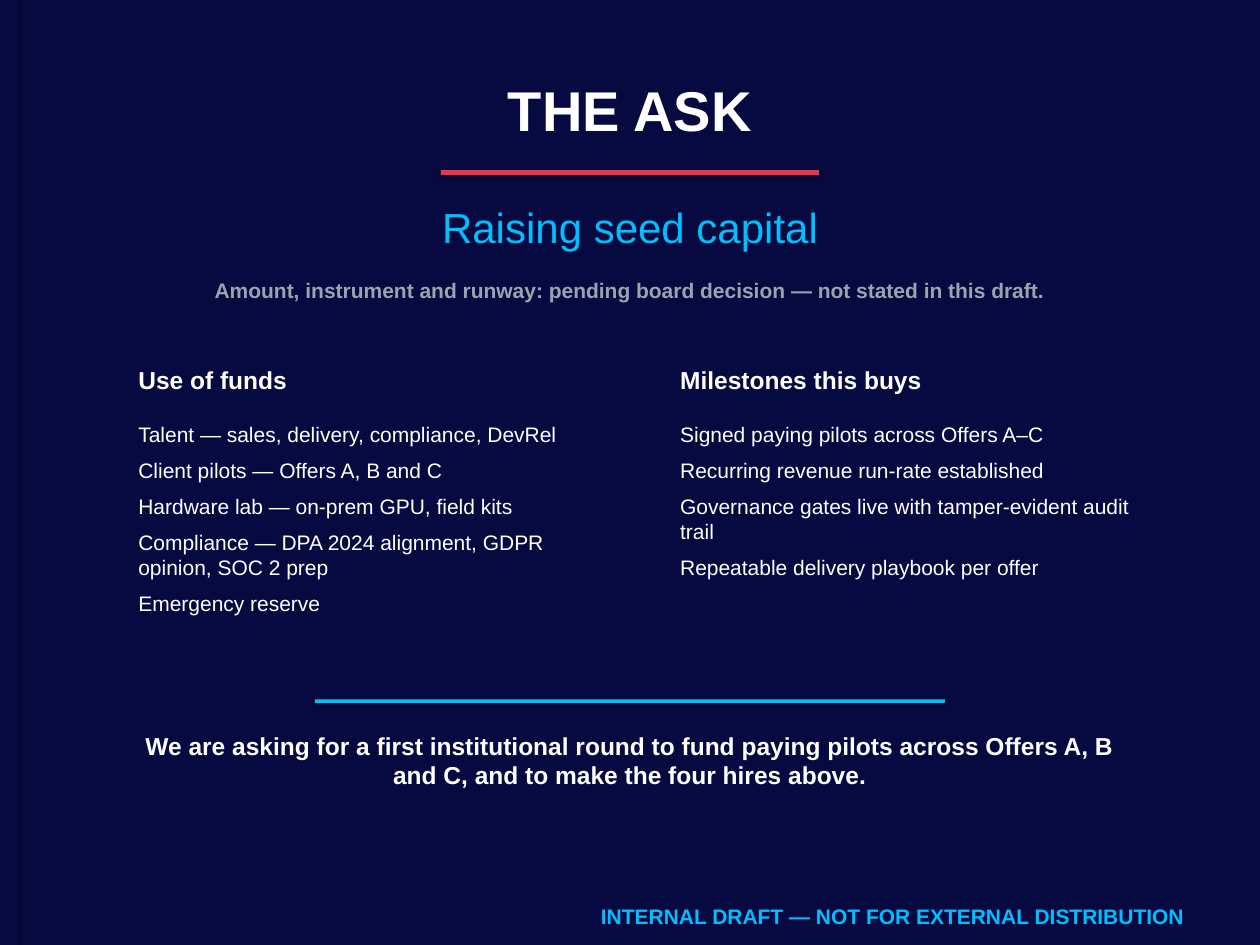
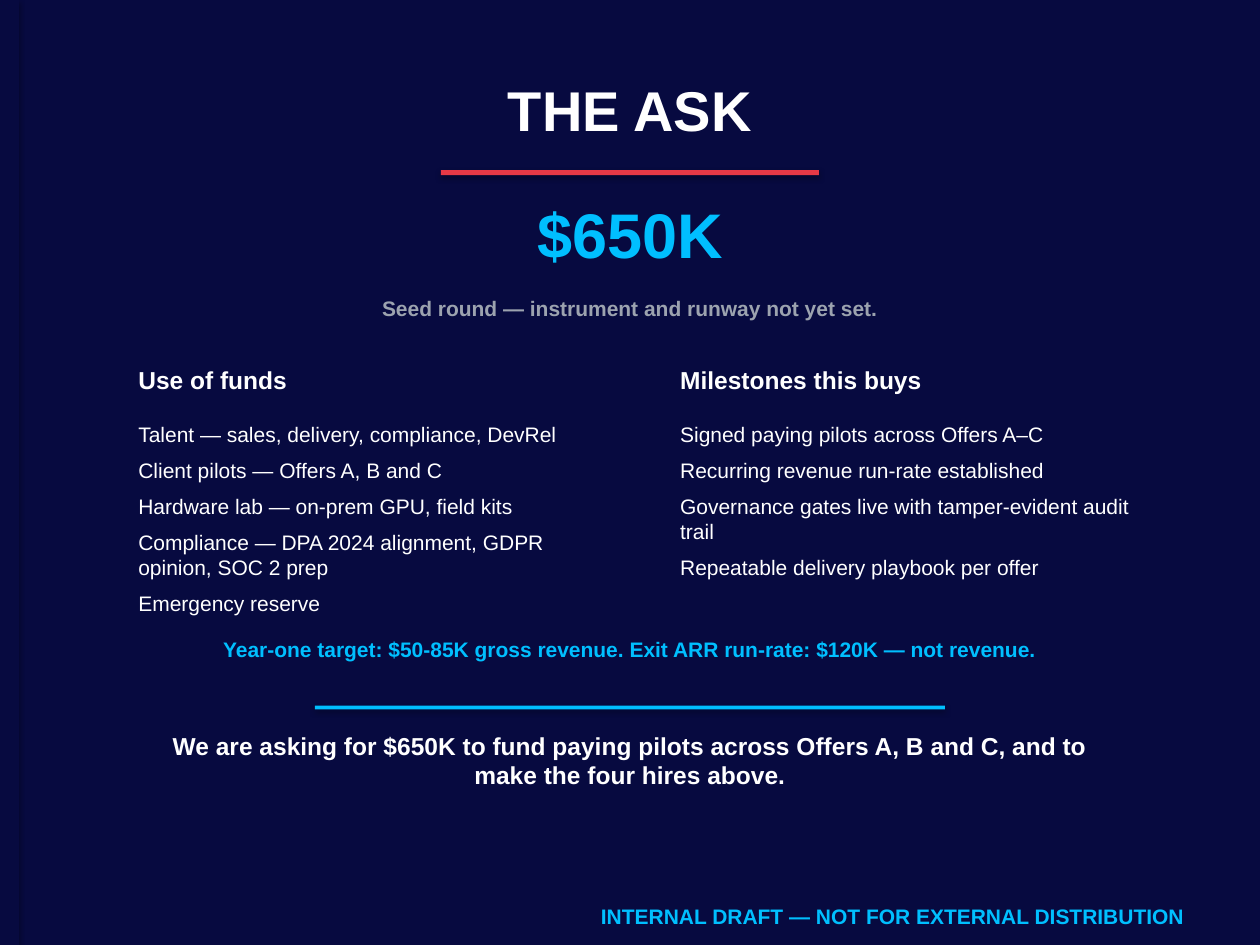
Before and after one commit to jmlusu/light-speed-holdings, a slide deck: slide 10 of static/brand/templates/pitch-deck.pptx. Drawn at 1260x945 pixels with LibreOffice and Linux fonts; fonts in the diff are those of the drawing. Boxes give left, top, right and bottom in pixels: in the first picture for what was removed or moved away, otherwise in the second. Text is boxed around its words. In the diff, an @@ line names an element or a change of style, - is before the commit and + after.

```diff
--- a/static/brand/templates/pitch-deck.pptx
+++ b/static/brand/templates/pitch-deck.pptx
@@ text at (x1=537, y1=211, x2=723, y2=263): text changed; size 24 to 36 pt; bold on @@
-Raising seed capital
+$650K
@@ text at (x1=382, y1=301, x2=877, y2=321): text changed @@
-Amount, instrument and runway: pending board decision — not stated in this draft.
+Seed round — instrument and runway not yet set.
@@ text added at (x1=223, y1=641, x2=1035, y2=661), 12 pt, text #00BFFF, bold @@
+Year-one target: $50-85K gross revenue. Exit ARR run-rate: $120K — not revenue.
@@ rectangle moved from (x1=315, y1=699, x2=945, y2=703) to (x1=315, y1=706, x2=945, y2=709) @@
@@ text at (x1=173, y1=737, x2=1086, y2=785): text changed @@
-We are asking for a first institutional round to fund paying pilots across Offers A, B and C, and to make the four hires above.
+We are asking for $650K to fund paying pilots across Offers A, B and C, and to make the four hires above.
```
Also in this commit, not shown: 3 other slides changed, 4 other files.
